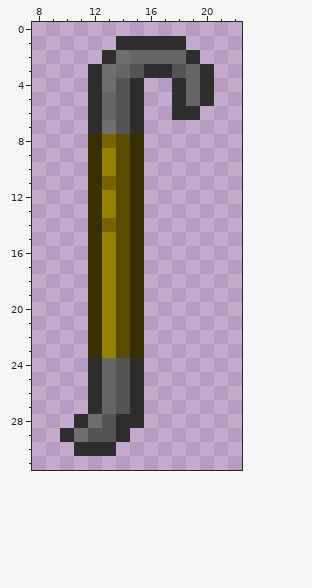
Two versions of one pixel-art sprite, Resources/Textures/Objects/Tools/crowbar.rsi/yellow-storage.png. The first picture shows the starting point.
The file is 32x32 pixels. Shown: x 8..22, y 0..31.
The result:
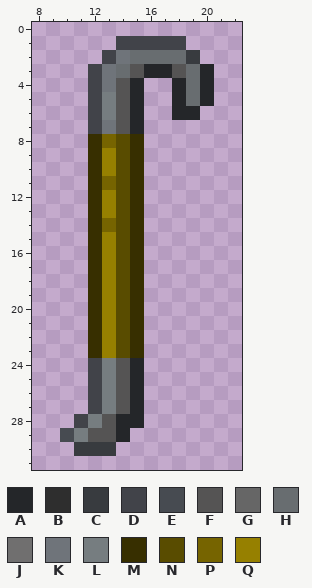
Palette (. is transparent): A #242629  B #2e2e2e  C #383b3f  D #414349  E #474b51  F #555454  G #666666  H #686d70  J #706f6f  K #6f747a  L #767d80  M #372f00  N #594c00  P #766400  Q #968000
Changes in this commit:
y 1: x 14..18 BBBBB -> DDDDD
y 2: x 13..19 BJGGGGB -> DKHHHHC
y 3: x 12..14 BJG -> DKH; x 16..17 BB -> AA; x 19..20 GB -> HA
y 4: x 12..13 BJ -> DK; x 15 B -> A; x 18..20 BGB -> AHA
y 5: x 12..13 BG -> DL; x 15 B -> A; x 18..20 BGB -> AHA
y 6: x 12..13 BG -> DL; x 15 B -> A; x 18..19 BB -> AA
y 7: x 12..13 BJ -> DK; x 15 B -> A
y 24..27: x 12..13 BG -> DL; x 15 B -> A
y 28: x 11..12 BJ -> DL; x 14..15 BB -> AA
y 29: x 10..11 BJ -> EL; x 14 B -> A
y 30: x 11..13 BBB -> CCC
